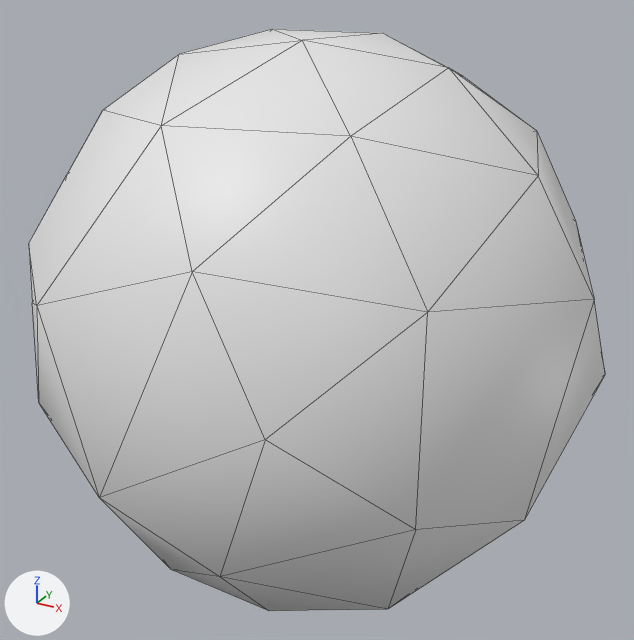
Two versions of the Blender file Models Personatges/Models Alejandro/Canon/canon ammo.blend, one commit apart.
Camera for both pictures: a 50 mm lens placed at (0.64, -1.153, 0.577), pointed at (0.004, 0.003, -0.001). Arrows for +X, +Y and +Z are at lower left; the lights stay in place. Mesh edges are drawn as thin lines.
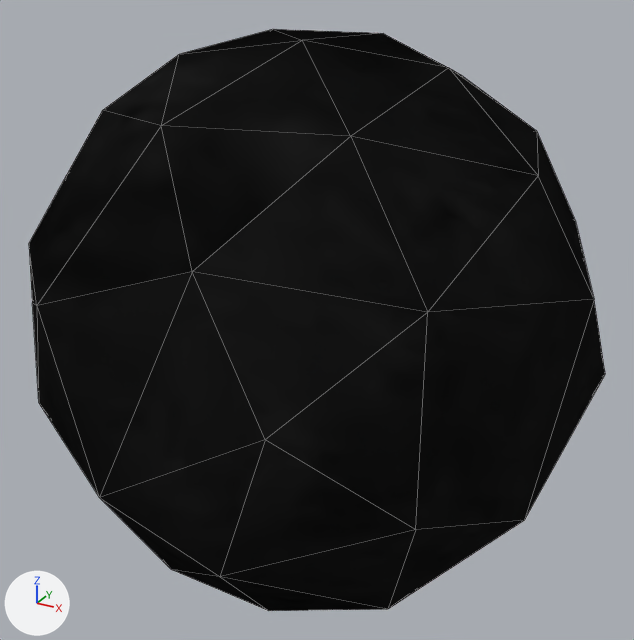
Commit message: Canon ammo

Boxes [x1, y1, x2, y2] around the edits, measured in the pictures (634 x 640 px):
```json
{"object": "Sphere", "change": "recoloured", "before": [29, 29, 605, 611], "after": [29, 29, 605, 611], "on screen": "white to black"}
```

Scene script edits in JSON lines:
```json
{"op": "add", "block": "img_negro_cañon_jpg", "code": ["img_negro_cañon_jpg = load_image('negro cañon.jpg', 'negro cañon.jpg', 460, 307, 'sRGB')"]}
{"op": "add", "block": "mat_metal", "code": ["mat_metal = diffuse_material('Metal')", "mat_metal.texture = img_negro_cañon_jpg"]}
{"block": "me_sphere", "where": "me_sphere.from_pydata(...)  # 52 vertices, 93 faces; spans x -0.97..0.98, y -0.99..0.99, z -1.0..0.99"}
{"op": "add", "block": "me_sphere", "code": "me_sphere.materials.append(mat_metal)  # picture img_negro_cañon_jpg"}
```
